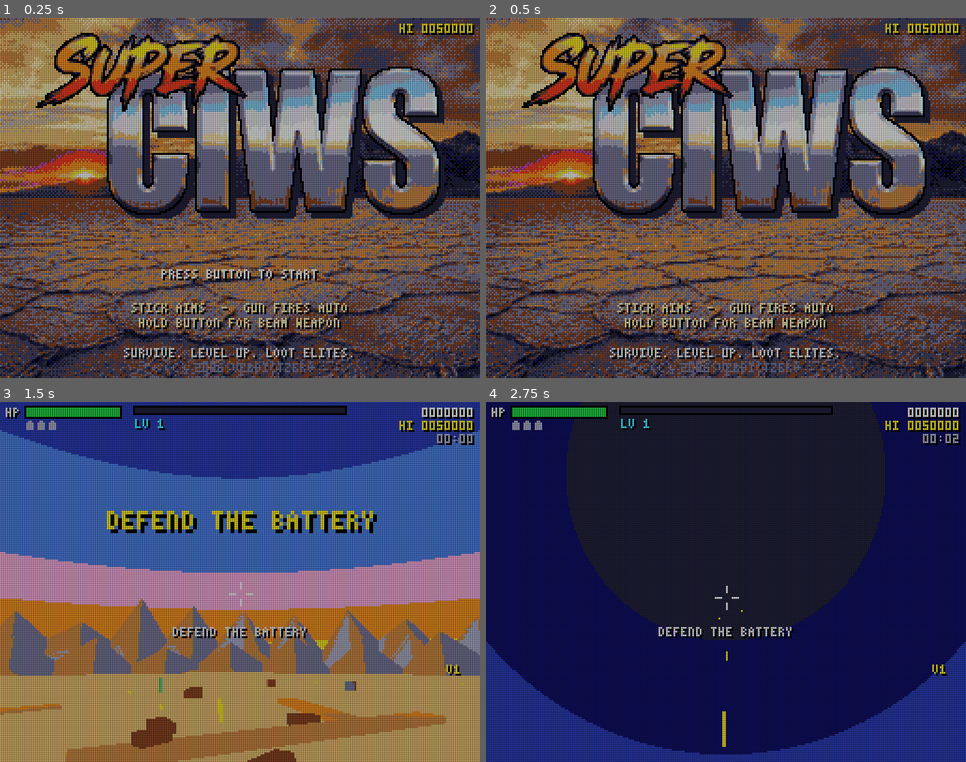
Above: before the commit, frames 1-4 (two rows, left to right).
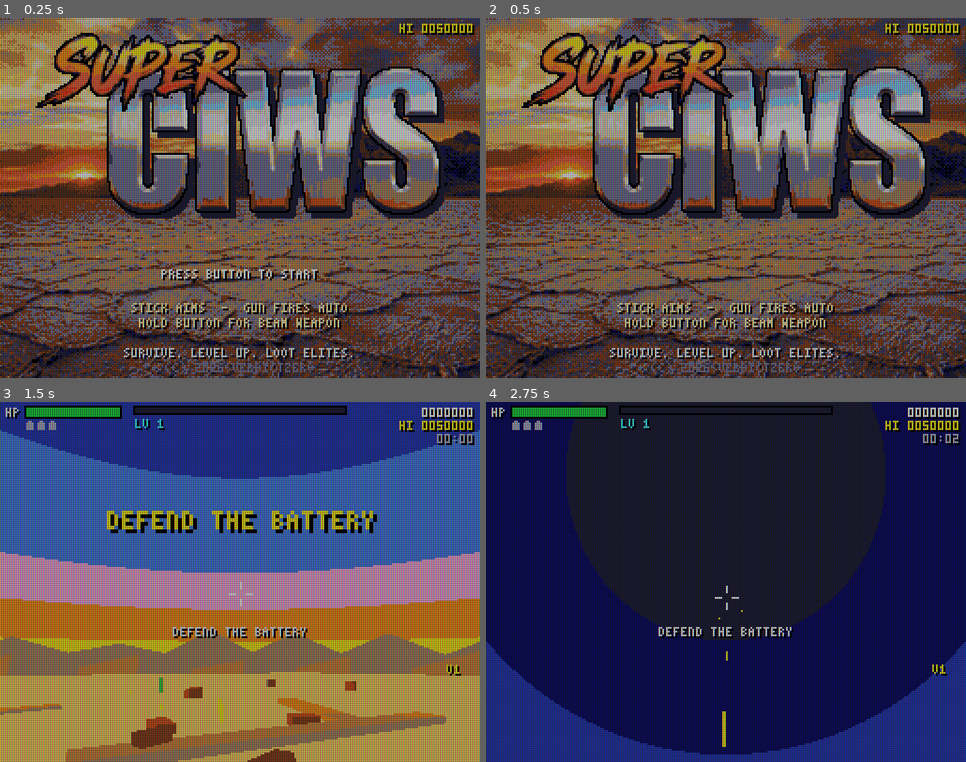
Above: after the commit, the same moments.

Repository: verdictzero/superciws
Game: Godot game, scene res://scenes/main.tscn
Two runs of this game, one before a commit and one after it. Both use one fixed random seed, a clock stepped at 60 frames per second and the inputs below.
Inputs (mouse positions are in pixels of both pictures, inside the frame that each line leads up to):
- Up to frame 1 (0.25 s): no input
- Up to frame 2 (0.5 s): no input
- Up to frame 3 (1.5 s): tap Enter at 0.5 s; move the mouse to (345, 564) at 0.52 s; hold D 0.53-1.28 s; tap Down (aim_down) at 0.6 s; click (345, 564) at 0.67 s; move the mouse to (216, 582) at 1.27 s; hold W from 1.28 s (still down); tap Left (aim_left) at 1.35 s
- Up to frame 4 (2.75 s): keep holding W; move the mouse to (740, 574) at 2.02 s; tap Right (aim_right) at 2.1 s

The runs differ from the first frame. In frame 1, 24% of the frame differs, in the area x 0-100%, y 0-100%; in frame 2, 24%; in frame 3, 12%; in frame 4, nothing differs.

Commit message:
Shallower mountains, 32-colour palette
- Mountain rings are lower and use fewer, wider segments for gentle slopes
- Palette grows from 22 to 32 colours (rust, gold, tan, greens, teal,
  dark purple, bone, dark brown, salmon) appended after the existing
  entries so named indices are unchanged
- Logo and title background re-quantised against the new palette

Co-Authored-By: Claude Fable 5.1 <noreply@anthropic.com>
Claude-Session: https://claude.ai/code/session_018Jm5KJYAeKZgPmBXkD8M9i

Diff:
--- a/scripts/palette.gd
+++ b/scripts/palette.gd
@@ -1,6 +1,6 @@
 class_name Palette
 ## The whole game is quantised to this list by the post shader.
-## 22 colours, SNES / SuperFX flavoured. Swap entries here to restyle the game.
+## 32 colours, SNES / SuperFX flavoured. Swap entries here to restyle the game.
 
 const COLORS: PackedColorArray = [
 	Color("#000000"), # 0 black
@@ -25,6 +25,16 @@
 	Color("#40e8f8"), # 19 cyan
 	Color("#c040e0"), # 20 purple
 	Color("#f8a0d0"), # 21 pink
+	Color("#c05020"), # 22 rust
+	Color("#f8c060"), # 23 gold
+	Color("#a08060"), # 24 dusty tan
+	Color("#104020"), # 25 dark green
+	Color("#60a040"), # 26 mid green
+	Color("#206080"), # 27 teal
+	Color("#602080"), # 28 dark purple
+	Color("#d8c8b0"), # 29 bone
+	Color("#503020"), # 30 dark brown
+	Color("#e86040"), # 31 salmon
 ]
 
 # Named handles used by code so the HUD and world pick palette-safe colours.
@@ -50,6 +60,16 @@
 const CYAN = 19
 const PURPLE = 20
 const PINK = 21
+const RUST = 22
+const GOLD = 23
+const TAN = 24
+const DARK_GREEN = 25
+const MID_GREEN = 26
+const TEAL = 27
+const DARK_PURPLE = 28
+const BONE = 29
+const DARK_BROWN = 30
+const SALMON = 31
 
 static func c(i: int) -> Color:
 	return COLORS[i]
--- a/scripts/world.gd
+++ b/scripts/world.gd
@@ -20,8 +20,8 @@
 	seed(7)
 	_build_environment()
 	_build_ground()
-	_build_mountains(820.0, 50.0, 170.0, 80, Palette.c(Palette.DARK), Palette.c(Palette.SLATE), 1)
-	_build_mountains(540.0, 14.0, 70.0, 64, Palette.c(Palette.BROWN), Palette.c(Palette.OCHRE), 2)
+	_build_mountains(820.0, 28.0, 95.0, 48, Palette.c(Palette.DARK), Palette.c(Palette.SLATE), 1)
+	_build_mountains(540.0, 8.0, 38.0, 40, Palette.c(Palette.BROWN), Palette.c(Palette.OCHRE), 2)
 	_build_rocks()
 	_build_sun()
 
--- a/shaders/retro.gdshader
+++ b/shaders/retro.gdshader
@@ -8,7 +8,7 @@
 
 uniform sampler2D screen_tex : filter_nearest, repeat_disable;
 uniform vec2 low_res = vec2(256.0, 192.0);
-uniform int palette_size = 22;
+uniform int palette_size = 32;
 uniform vec4 palette[32];
 uniform float mask_strength : hint_range(0.0, 1.0) = 0.55;
 uniform float row_gap : hint_range(0.0, 1.0) = 0.30;
Binary file changed: assets/textures/logo.png
Binary file changed: assets/textures/title_bg.png
Not shown, changed: README.md
